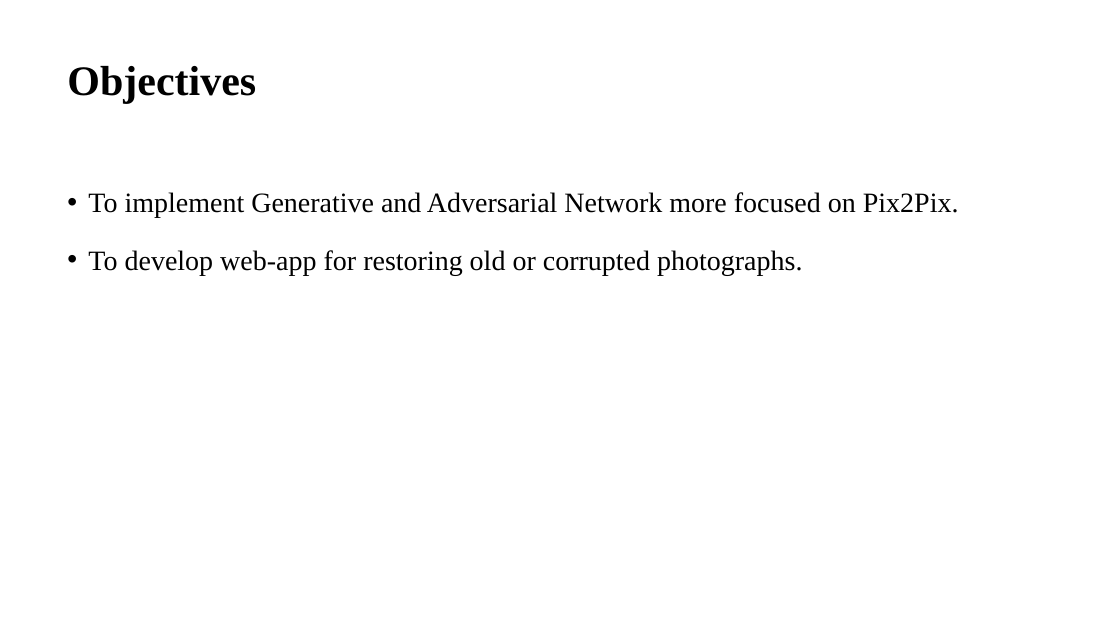
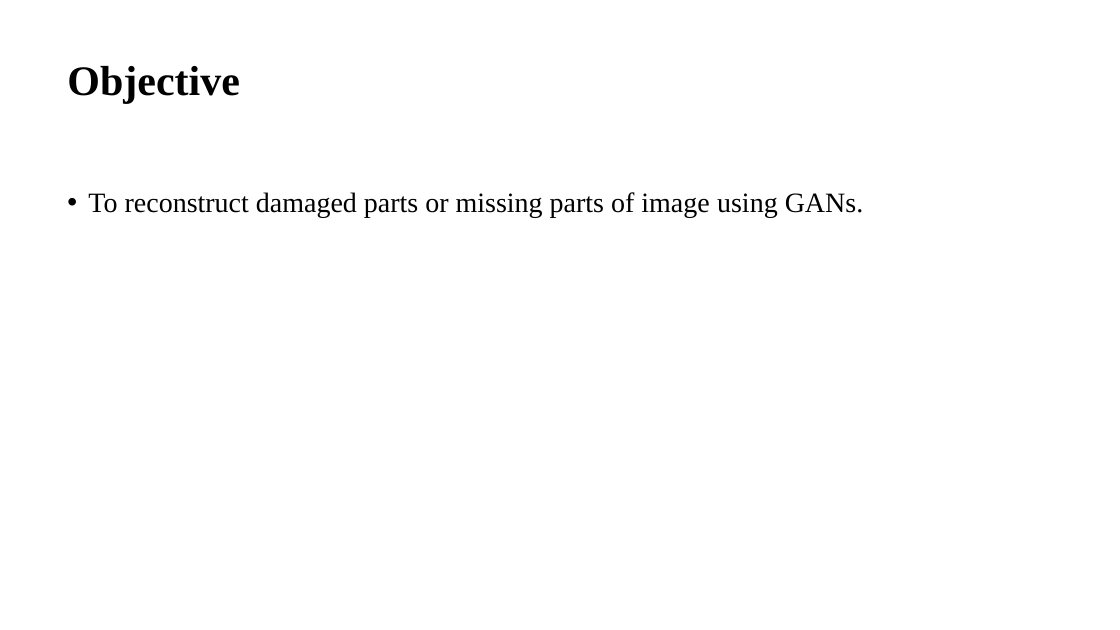
Before and after one commit to sujanW0W/MajorProject, a slide deck: slide 4 of Image Inpainting/Image inpainting.pptx. Drawn at 1120x630 pixels with LibreOffice and Linux fonts; fonts in the diff are those of the drawing. Boxes give left, top, right and bottom in pixels: in the first picture for what was removed or moved away, otherwise in the second. Text is boxed around its words. In the diff, an @@ line names an element or a change of style, - is before the commit and + after.

```diff
--- a/Image Inpainting/Image inpainting.pptx
+++ b/Image Inpainting/Image inpainting.pptx
@@ title at (67,66,239,103): text changed @@
-Objectives
+Objective
@@ text at (88,192,864,218): text changed @@
-• To implement Generative and Adversarial Network more focused on Pix2Pix.
-• To develop web-app for restoring old or corrupted photographs.
+• To reconstruct damaged parts or missing parts of image using GANs.
```
Also in this commit, not shown: 10 other slides changed, 8 slides added, 1 slide removed, 16 other files.
